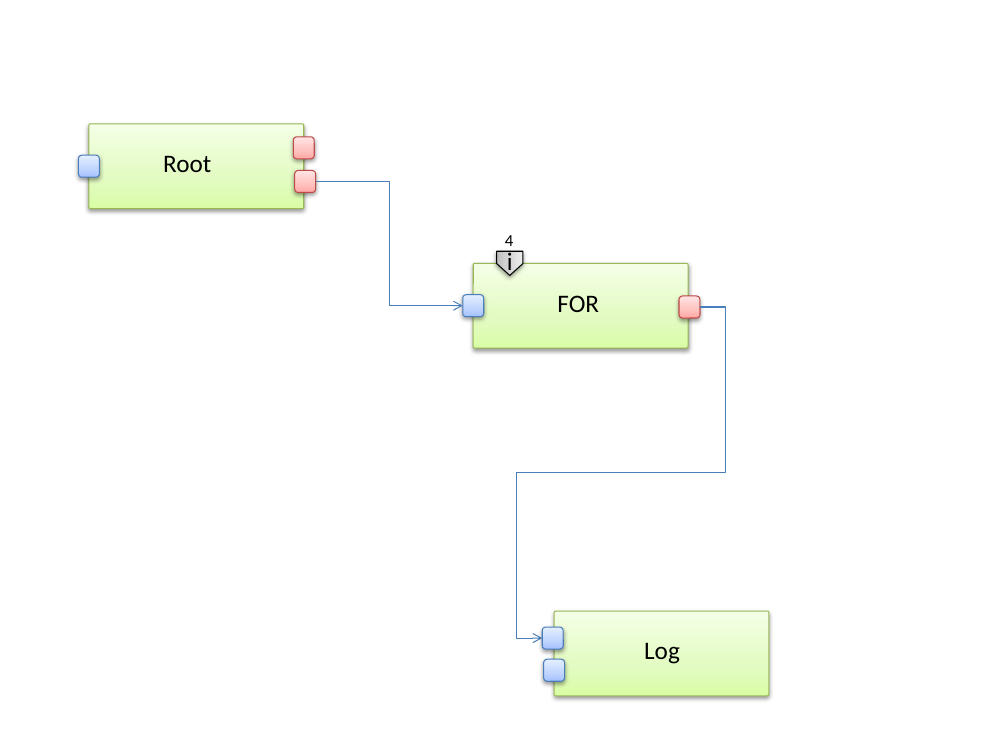
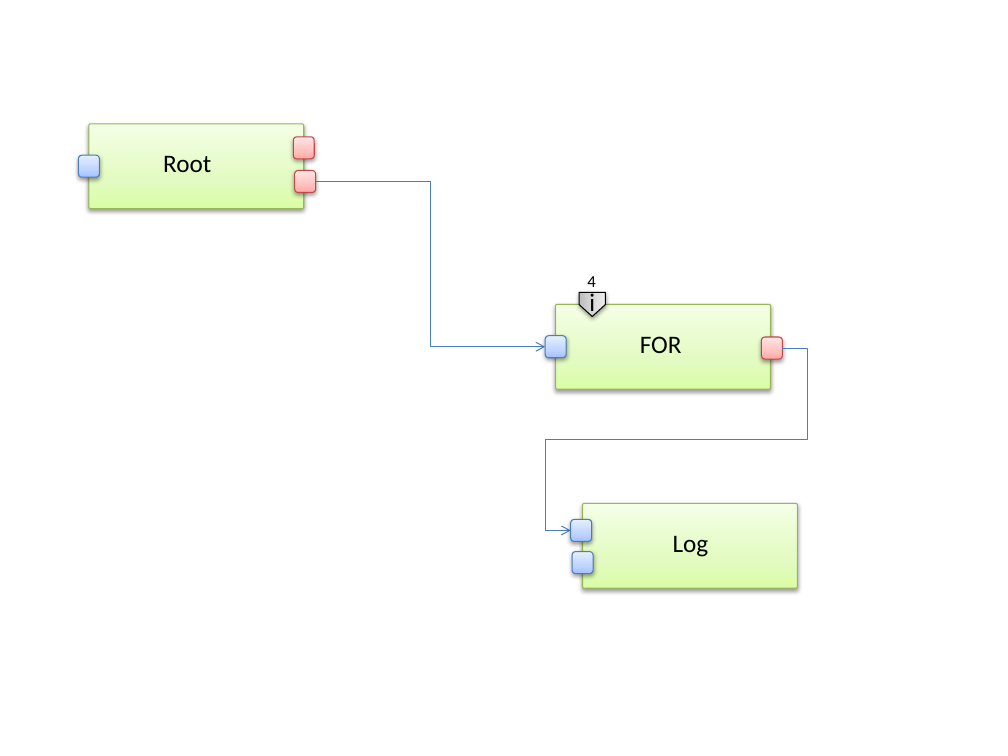
Before and after one commit to BenRhouma/Composer, a slide deck: slide 3 of schema.pptx. Drawn at 1008x756 pixels with LibreOffice and Linux fonts; fonts in the diff are those of the drawing. Boxes give left, top, right and bottom in pixels: in the first picture for what was removed or moved away, otherwise in the second. Text is boxed around its words. In the diff, an @@ line names an element or a change of style, - is before the commit and + after.

```diff
--- a/schema.pptx
+++ b/schema.pptx
@@ elbow arrow moved from (316, 181) - (463, 305) to (316, 181) - (545, 347) @@
@@ 5 rounded rectangles, 1 text, 1 pentagon arrow: place and size @@
-5 rounded rectangles, 1 text, 1 pentagon arrow at (463, 251, 701, 348)
+5 rounded rectangles, 1 text, 1 pentagon arrow at (545, 292, 782, 389)
@@ elbow arrow moved from (700, 307) - (542, 638) to (782, 348) - (571, 530) @@
@@ 4 rounded rectangles, 1 text: place and size @@
-4 rounded rectangles, 1 text at (505, 235, 673, 346)
+4 rounded rectangles, 1 text at (587, 276, 756, 387)
@@ 2 rounded rectangles, 1 text: place and size @@
-2 rounded rectangles, 1 text at (542, 627, 680, 681)
+2 rounded rectangles, 1 text at (571, 519, 709, 574)
@@ 7 rounded rectangles: place and size @@
-7 rounded rectangles at (554, 611, 769, 696)
+7 rounded rectangles at (583, 504, 797, 589)
```
Also in this commit, not shown: 2 other slides changed, 1 slide added, 10 other files.
